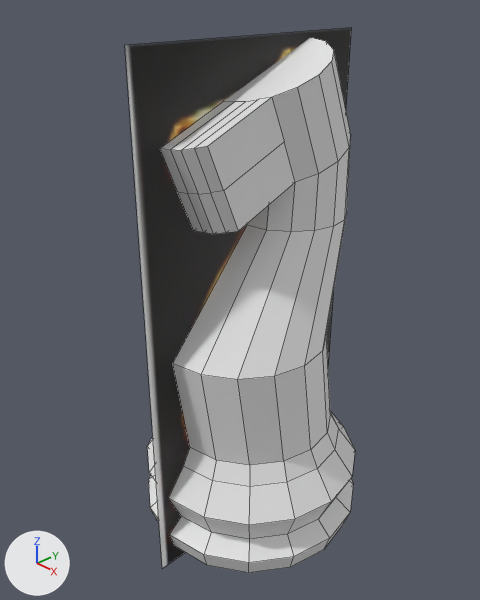
The Blender file knight.blend: old version first, new version second.
Both versions are drawn from a camera (50 mm lens) standing at (0.0494, -0.0484, 0.0636) and looking at (-0.0014, -0.0006, 0.0296). The lights are fixed; the arrows at lower left show +X, +Y and +Z. Mesh edges are drawn as thin lines.

Names of what the first picture shows: 'skoczek', 'skoczek_reference'.
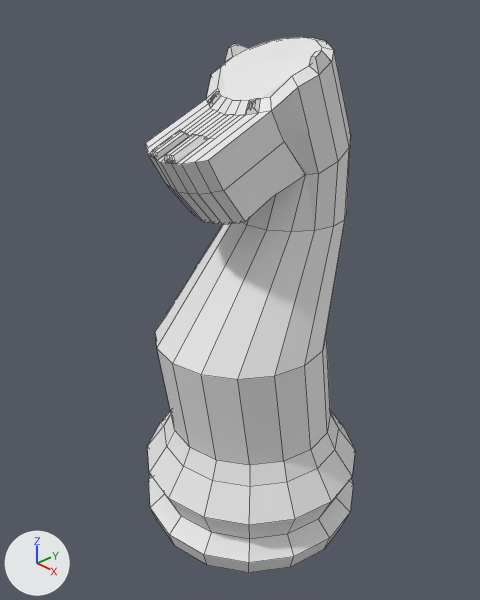
Where the change shows, as pixel boxes [x1, y1, x2, y2] in the pictures (480 x 600 px):
'skoczek', reshaped: before [147, 37, 355, 573]; after [146, 37, 355, 573]
'skoczek_reference', hidden (black): before [125, 27, 351, 568]
part 1 of me_sphere, built on: before [160, 37, 338, 234]; after [146, 37, 338, 232]

Diff of the bpy script that builds the scene:
```diff
--- a/knight.blend.py
+++ b/knight.blend.py
@@ me_sphere @@
 # used by ob_skoczek; location = (0.0, 0.0, 0.0115); scale = (1.25, 1.25, 1.25)
-me_sphere.from_pydata(...)  # 197 vertices, 178 faces; spans x -0.0109..0.0109, y -0.0109..0.0109, z -0.0087..0.0368
+me_sphere.from_pydata(...)  # 346 vertices, 302 faces; spans x -0.0109..0.0109, y -0.0109..0.0109, z -0.0087..0.0369
+# me_sphere part 1
+# 20 vertices are removed from x -0.0037..0.0037, y -0.0096..0.0011, z 0.0231..0.0334
+# 41 faces are deleted
+# 6 vertices in x -0.0037..0.0037, y -0.0092..-0.0082, z 0.0303..0.0307 move by (0.0, 0.0, -0.001)
+# 10 vertices move from x -0.0037..0.0037, y -0.0057..0.0011, z 0.0234..0.0328 to x -0.0036..0.0037, y -0.0049..0.002, z 0.024..0.0328
+# 152 vertices are added at x -0.0048..0.0049, y -0.0096..0.0056, z 0.0237..0.0369
+# 10 new vertices lie (0.0005, 0.0001, 0.0) away from vertices in x 0.0..0.0016, y -0.0068..0.0007, z 0.0237..0.0319
+# 7 new vertices lie (0.0005, -0.0001, 0.0) away from vertices in x -0.002..-0.0007, y -0.0092..0.0009, z 0.0238..0.0319
+# 165 new faces join them
@@ ob_skoczek_reference @@
 ob_skoczek_reference.scale = (0.0501, 0.06, 1.0)
+ob_skoczek_reference.hide_set(True)
```
